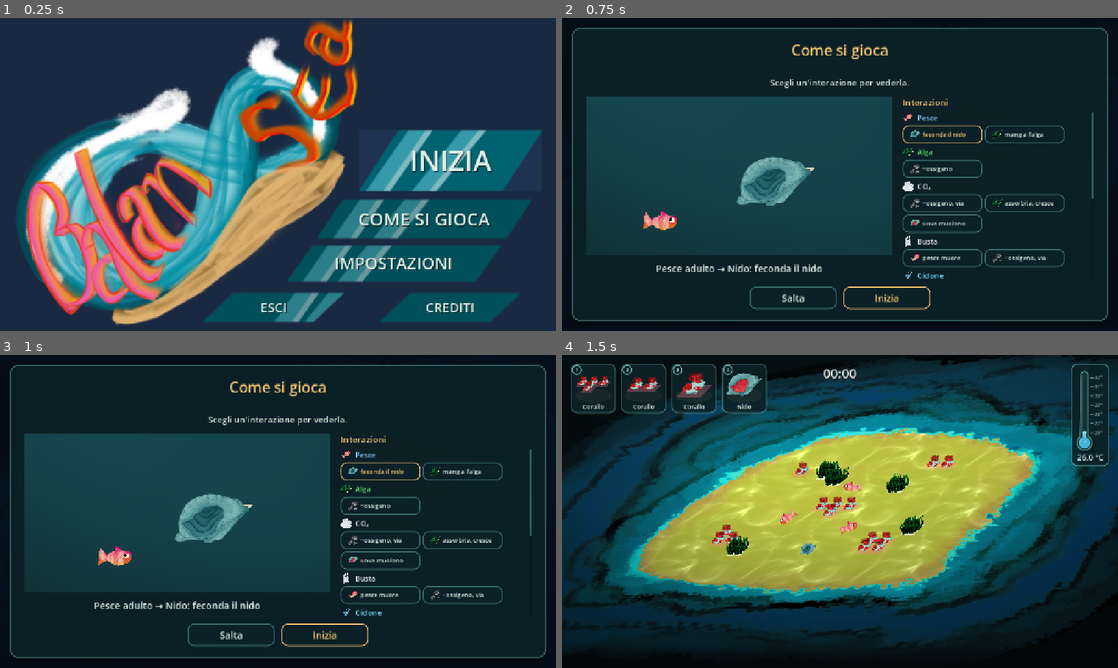
Above: before the commit, frames 1-4 (two rows, left to right).
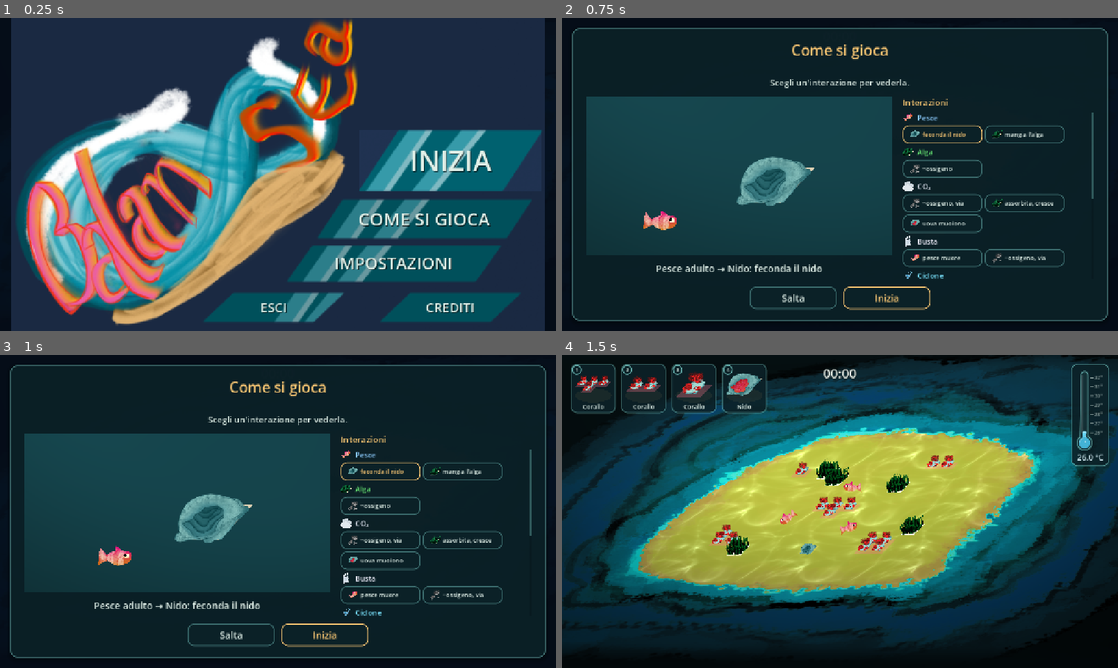
Above: after the commit, the same moments.

Repository: TakFog/rgj2026
Game: Godot game, scene res://main/main.tscn
Same seed, same stepped clock (60 frames per second), same inputs: the game is played once before the commit and once after it. Sound files missing from this copy of the repository are replaced by a short silence.
Inputs:
- Up to frame 1 (0.25 s): no input
- Up to frame 2 (0.75 s): click "INIZIA" at 0.5 s
- Up to frame 3 (1 s): no input
- Up to frame 4 (1.5 s): click "Inizia" at 1.25 s

The runs differ from the first frame. In frame 1, 4.0% of the frame differs, in the area x 0-100%, y 0-100%; in frame 2, nothing differs; in frame 3, nothing differs; in frame 4, nothing differs.

Commit message:
Keep the translucent menu backdrop

Diff:
--- a/ui/b_main_menu.gd
+++ b/ui/b_main_menu.gd
@@ -63,7 +63,7 @@
 
 func _ready() -> void:
 	process_mode = Node.PROCESS_MODE_ALWAYS
-	color = SeaStyle.MENU_BACKDROP_COLOR
+	color = SeaStyle.OVERLAY_COLOR
 	mouse_filter = Control.MOUSE_FILTER_STOP
 	set_anchors_and_offsets_preset(Control.PRESET_FULL_RECT)
 	visible = true
--- a/ui/sea_style.gd
+++ b/ui/sea_style.gd
@@ -29,9 +29,6 @@
 const MENU_SEPARATION := 18
 ## Same translucent navy backdrop for every full-screen menu overlay.
 const OVERLAY_COLOR := Color(0.02, 0.05, 0.1, 0.85)
-## Opaque navy sampled from the painted title screen's background, so the
-## letterbox bars blend into the artwork at any window aspect.
-const MENU_BACKDROP_COLOR := Color(0.101961, 0.160784, 0.258824)
 ## Divider under a menu title: a short sea-glass rule, not a full-width
 ## separator. Keeps its decorative role without reading as default chrome.
 const DIVIDER_COLOR := Color(0.47, 0.8, 0.78, 0.3)
Not shown, changed: docs/superpowers/specs/2026-11-07-menu-art-design.md
